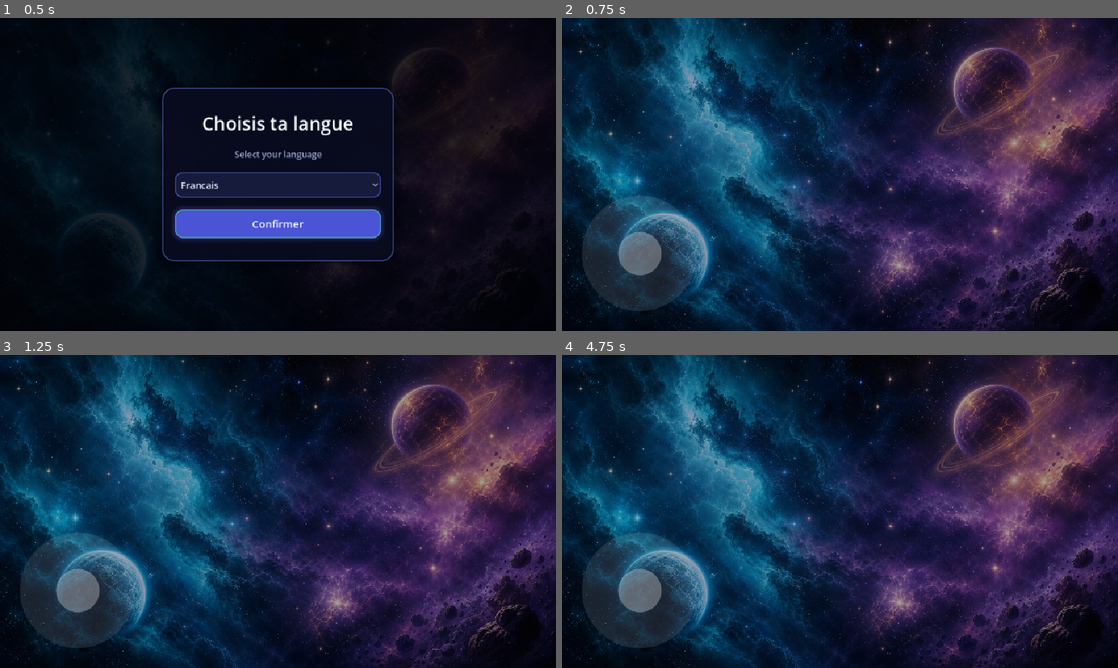
Above: before the commit, frames 1-4 (two rows, left to right).
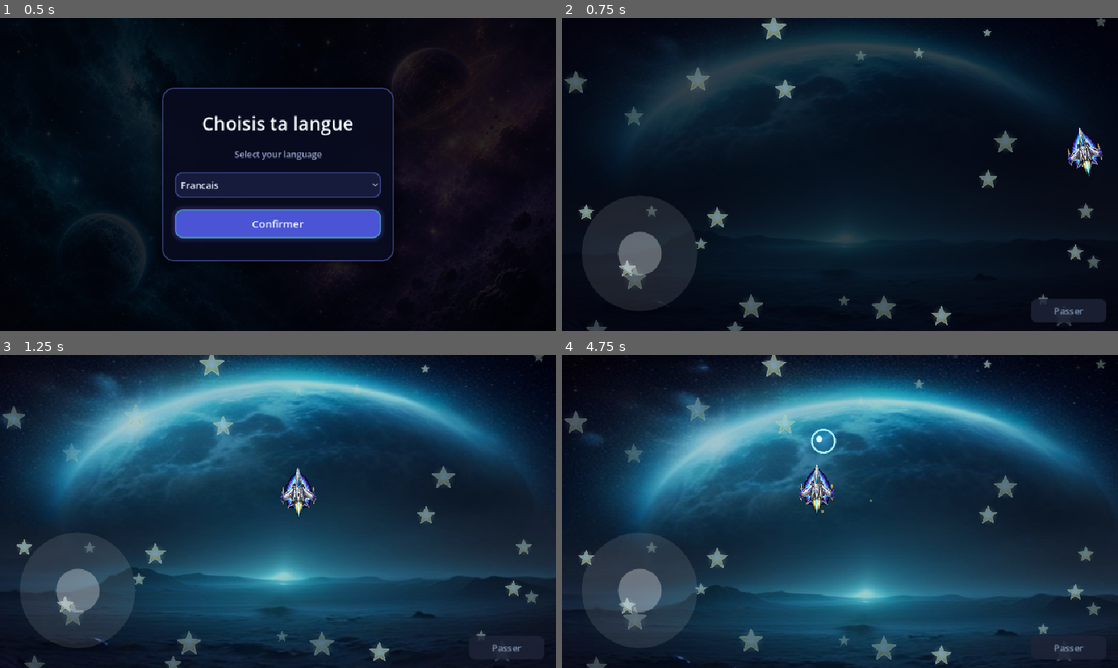
Above: after the commit, the same moments.

Repository: shortxyzviral001/AR
Game: Godot game, scene res://tests/cine_smoke.tscn
Two runs of this game, one before a commit and one after it. Both use one fixed random seed, a clock stepped at 60 frames per second and the inputs below. This scene is started directly instead of the project's main scene.
Inputs (mouse positions are in pixels of both pictures, inside the frame that each line leads up to):
- Up to frame 1 (0.5 s): no input
- Up to frame 2 (0.75 s): click "Francais" at 0.5 s
- Up to frame 3 (1.25 s): no input
- Up to frame 4 (4.75 s): tap Enter at 1.25 s; move the mouse to (812, 574) at 1.27 s; hold Up (move_up) 1.28-2 s; hold Space (start_game) 1.28-2 s; click (812, 574) at 1.42 s; click "Passer" at 2 s; drag from (1006, 558) to (812, 574) at 2.77 s; move the mouse to (673, 464) at 3.52 s; hold Left (move_left) 3.53-4.25 s; tap Z at 3.6 s; drag from (867, 511) to (673, 464) at 4.27 s

Frame 1 is identical in both runs. In frame 2, 68% of the frame differs, in the area x 0-100%, y 0-100%; in frame 3, 69%; in frame 4, 73%.

Commit message:
CORRECTIF CRITIQUE : le fond du menu bloquait tout le jeu (ecran fige)
Le fond spatial peint (menu_bg, JPEG opaque) ajoute au menu dans le
commit precedent restait visible EN PERMANENCE (jamais cache), car sa
visibilite n'etait pas liee a _show_screen(). Comme il est ajoute sur
un CanvasLayer au-dessus de toute la scene de jeu, des qu'on cliquait
sur Jouer et que le menu se fermait (_show_screen(null)), ce fond
opaque restait affiche par-dessus tout : HUD, vaisseau, ennemis,
etoiles -- tout etait rendu normalement en dessous mais totalement
invisible, donnant l'impression d'un jeu fige/bloque sur l'image de
nebuleuse.

Fix : le fond du menu (_menu_background) suit maintenant exactement
la meme regle de visibilite que l'ombre du menu (_menu_shade) --
visible uniquement quand un ecran de menu est reellement affiche.

Valide par repro exacte : construit un clone frais du depot, lance
avec le meme moteur Godot 4.7 que l'utilisateur (headless + xvfb),
simule la sequence langue -> pseudo -> tutoriel -> Jouer. Avant le
fix : ecran fige sur la nebuleuse des l'appui sur Jouer (repro
identique au bug signale). Apres le fix : le jeu se joue normalement
(vaisseau controlable, etoiles, fond de zone visibles).

Diff:
--- a/scripts/Main.gd
+++ b/scripts/Main.gd
@@ -172,6 +172,7 @@
 # Menu screens
 var _menu_root: Control
 var _menu_shade: ColorRect
+var _menu_background: TextureRect
 var _screen_language: Control
 var _screen_start: Control
 var _screen_pseudo: Control
@@ -972,6 +973,7 @@
 	menu_bg.mouse_filter = Control.MOUSE_FILTER_IGNORE
 	menu_bg.modulate = Color(0.62, 0.62, 0.7, 1.0)
 	_menu_root.add_child(menu_bg)
+	_menu_background = menu_bg
 
 	var shade: ColorRect = ColorRect.new()
 	shade.name = "Shade"
@@ -1036,6 +1038,13 @@
 	if _screen_tutorial != null: _screen_tutorial.visible = screen == _screen_tutorial
 	if _screen_consent != null: _screen_consent.visible = screen == _screen_consent
 	if _menu_shade != null: _menu_shade.visible = screen != null
+	# CRITIQUE : le fond peint du menu est opaque (JPEG). S'il reste visible
+	# en permanence (comme avant ce correctif), il masque TOUT le jeu
+	# (HUD, vaisseau, ennemis) des que le menu se ferme (_show_screen(null)
+	# au lancement d'une partie) puisqu'il est ajoute sur un CanvasLayer
+	# au-dessus de la scene de jeu. Il ne doit donc etre visible que quand
+	# un ecran de menu l'est reellement.
+	if _menu_background != null: _menu_background.visible = screen != null
 	if screen != null:
 		_dismiss_interstitial_prompt()
 
